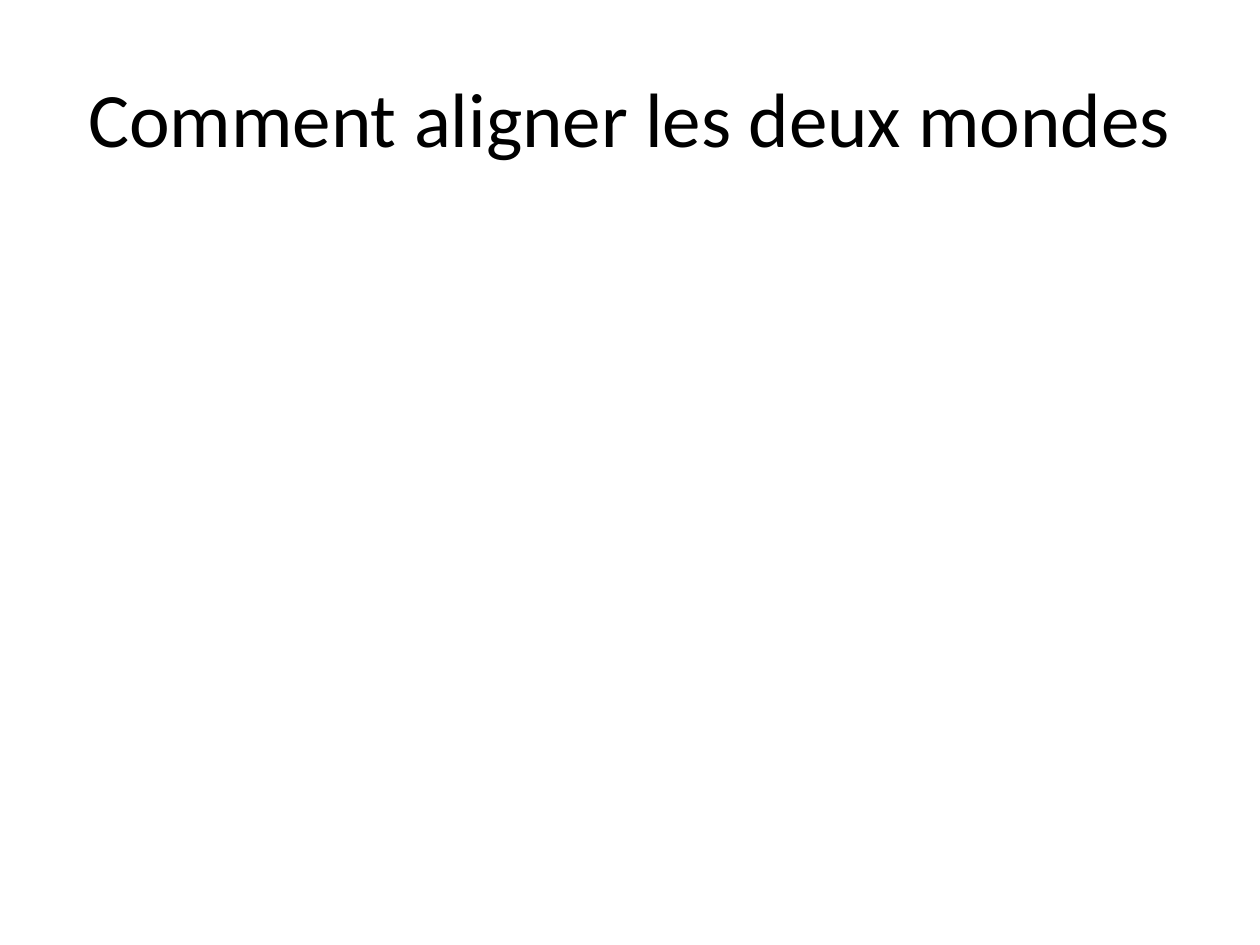
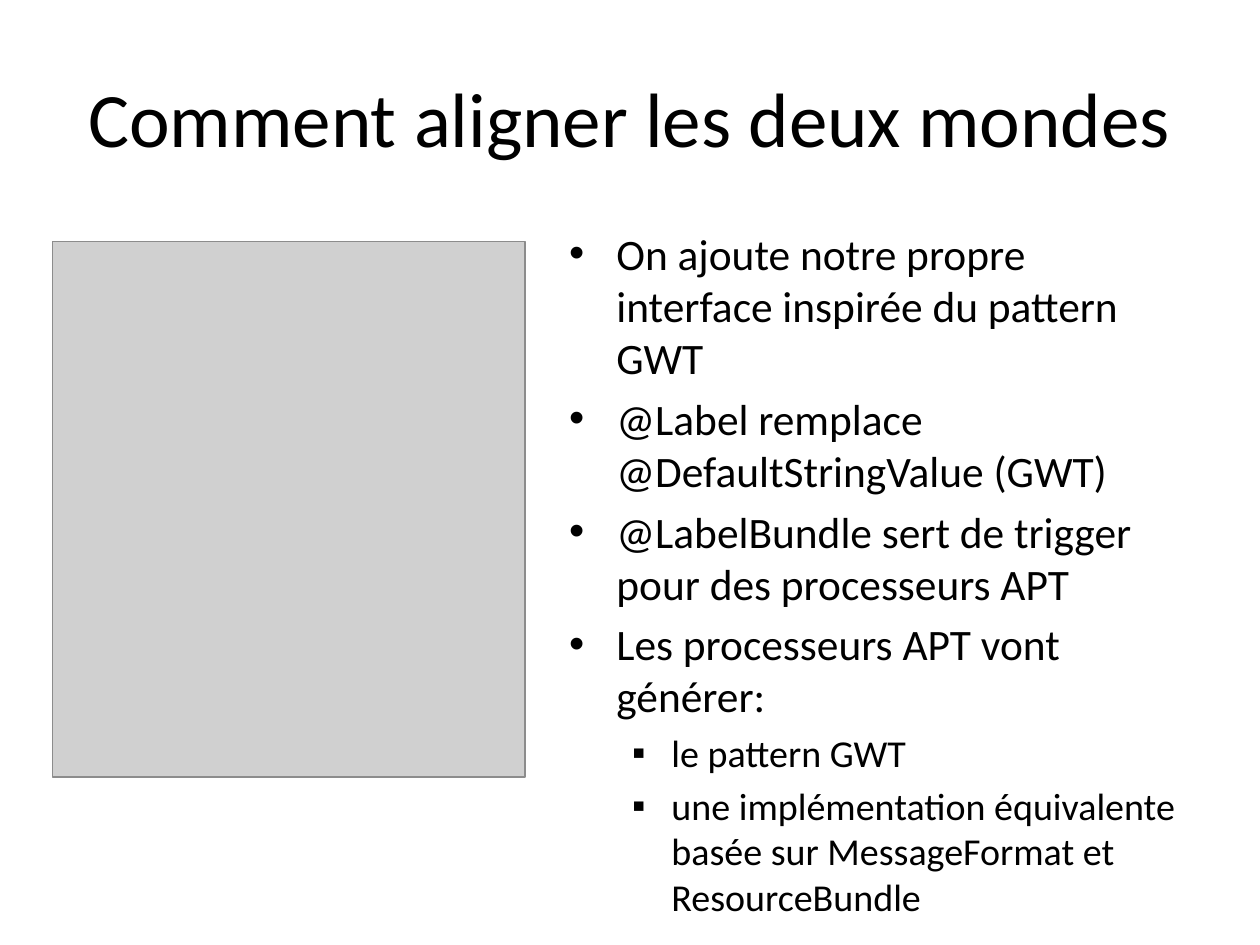
Before and after one commit to dbaeli/ez18n, a slide deck: slide 5 of ez18n-slides/ez18n_hands_on.pptx. Drawn at 1260x945 pixels with LibreOffice and Linux fonts; fonts in the diff are those of the drawing; grey boxes stand for pictures; background and template pictures are left out. Boxes give left, top, right and bottom in pixels: in the first picture for what was removed or moved away, otherwise in the second. Text is boxed around its words. In the diff, an @@ line names an element or a change of style, - is before the commit and + after.

```diff
--- a/ez18n-slides/ez18n_hands_on.pptx
+++ b/ez18n-slides/ez18n_hands_on.pptx
@@ picture added at (53,242,525,777) @@
@@ text added at (616,240,1175,912), 24.8 pt, text #000000 @@
+• On ajoute notre propre interface inspirée du pattern GWT
+• @Label remplace @DefaultStringValue (GWT)
+• @LabelBundle sert de trigger pour des processeurs APT
+• Les processeurs APT vont générer:
+  ▪ le pattern GWT
+  ▪ une implémentation équivalente basée sur MessageFormat et ResourceBundle
```
Also in this commit, not shown: 12 other slides changed, 4 slides added, 1 slide removed, 14 other files.
